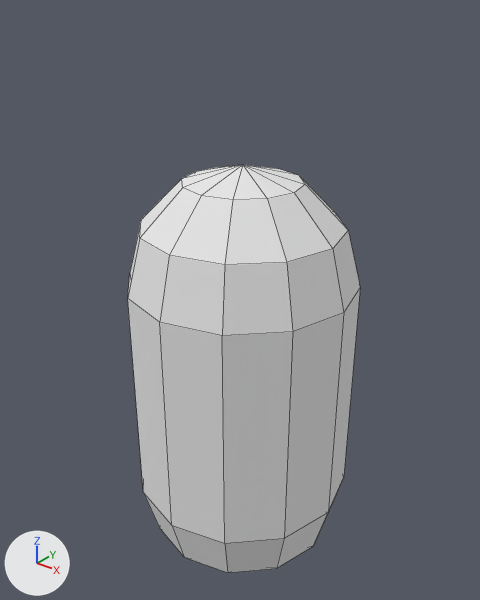
Two versions of the OBJ model dist/assets/player_body.obj, one commit apart.
Rendered twice from a 50 mm camera at (3.25, -4.1, 3.34) aimed at (-0.1, 0.09, 0.75). Every picture has the same lights, and +X, +Y and +Z are marked at lower left. Mesh edges are drawn as thin lines. Where no turn or scale is listed for an object, it has been applied to the vertices.
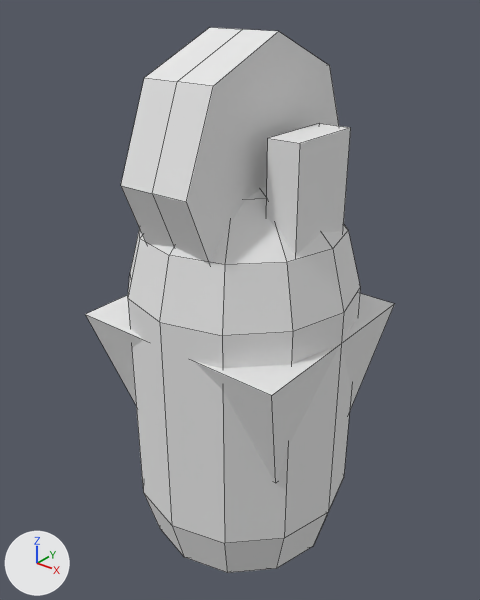
Commit message: assets: player mech models

Changed parts and their boxes (x1, y1, x2, y2) in the pictures (480 x 600 px):
'Cube', added
    after: (85, 27, 394, 483)

The change in detail:
Material 'tire' (mat_tire) is new.
Its base color is (0.8, 0.8, 0.8) (white #e7e7e7).
Its roughness is 1.0.
Material 'tin' (mat_tin) is new.
Its base color is (0.8, 0.8, 0.8) (white #e7e7e7).
Its roughness is 1.0.
Mesh me_cube is new.
It has 120 vertices, 96 faces and spans x -1.0..1.0, y -1.0..1.0, z -1.84..3.0.
Faces by material slot: [62, 32, 2].
It uses material mat_material (white #e7e7e7).
It uses material mat_tire (white #e7e7e7).
It uses material mat_tin (white #e7e7e7).
Object 'Cube' (ob_cube) is new; it shows me_cube.
Its location is (0.0, 0.0, 0.0).
